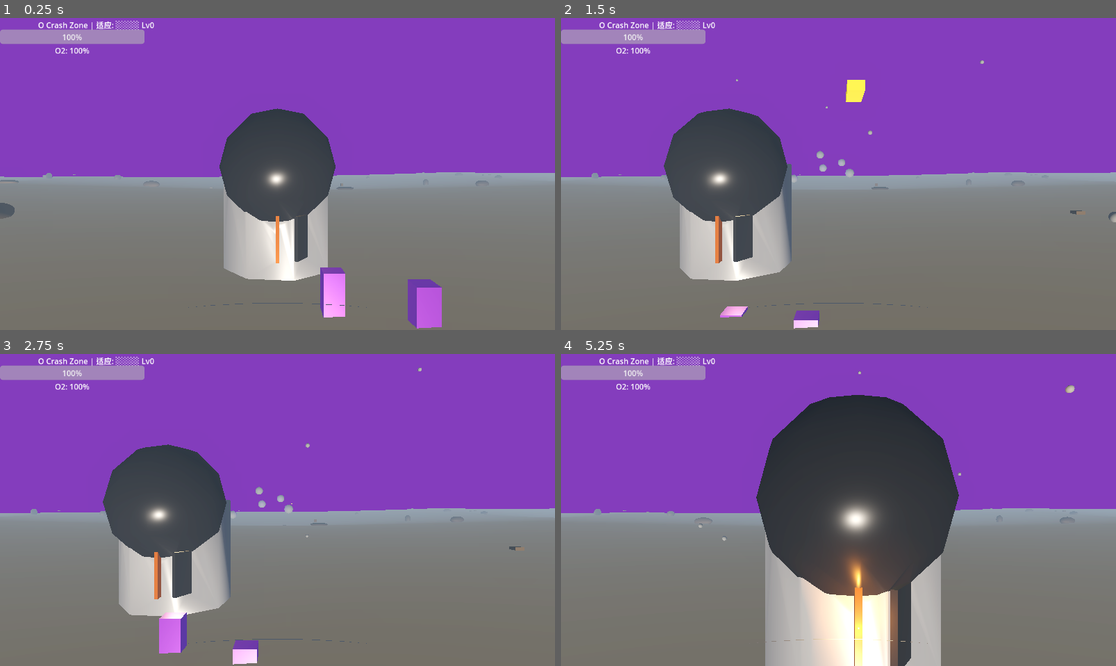
Above: before the commit, frames 1-4 (two rows, left to right).
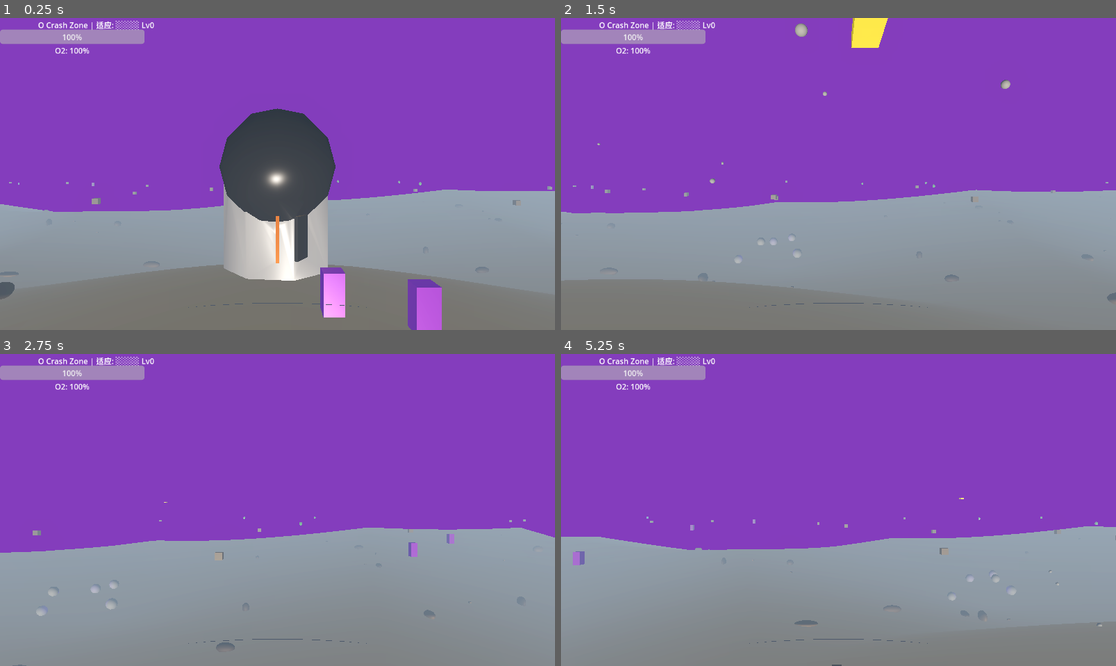
Above: after the commit, the same moments.

Repository: qnctx/star-abyss-game
Game: Godot game, scene res://scenes/main.tscn
Same seed, same stepped clock (60 frames per second), same inputs: the game is played once before the commit and once after it.
Inputs (mouse positions are in pixels of both pictures, inside the frame that each line leads up to):
- Up to frame 1 (0.25 s): no input
- Up to frame 2 (1.5 s): move the mouse to (960, 158) at 0.52 s; hold D (move_right) 0.53-1.28 s; hold E (interact) 0.53-1.28 s; move the mouse to (727, 189) at 1.27 s; hold S (move_back) from 1.28 s (still down); click (727, 189) at 1.35 s
- Up to frame 3 (2.75 s): move the mouse to (333, 441) at 2.02 s; release S (move_back) at 2.03 s; hold D (move_right) from 2.03 s (still down); hold Shift (sprint) from 2.03 s (still down)
- Up to frame 4 (5.25 s): move the mouse to (810, 572) at 2.77 s; release D (move_right) at 2.78 s; release Shift (sprint) at 2.78 s; hold W (move_forward) 2.78-3.53 s; tap T (teleport) at 2.85 s; move the mouse to (1005, 556) at 3.52 s; hold E (interact) 3.53-4.28 s; hold A (move_left) 3.53-5.03 s; move the mouse to (672, 463) at 4.27 s; click (672, 463) at 4.35 s; move the mouse to (866, 510) at 5.02 s; hold S (move_back) from 5.03 s (still down); hold Shift (sprint) from 5.03 s (still down)

The runs differ from the first frame. In frame 1, 27% of the frame differs, in the area x 0-100%, y 49-100%; in frame 2, 45%; in frame 3, 53%; in frame 4, 57%, in the area x 0-100%, y 5-100%.

Commit message:
Increase terrain noise amplitude from 3.0 to 10.0 for visible hills

Diff:
--- a/src/scripts/world_generator.gd
+++ b/src/scripts/world_generator.gd
@@ -18,7 +18,7 @@
 const WORLD_SIZE := 100          # Quads per side (100×100)
 const GRID_POINTS := WORLD_SIZE + 1  # 101 vertices per side
 const SPACING := 1.0             # Distance between vertices
-const NOISE_AMPLITUDE := 3.0     # Max terrain height from noise
+const NOISE_AMPLITUDE := 10.0     # Max terrain height from noise (was 3.0, increased for visible hills)
 const CRASH_RADIUS := 15.0       # Radius of center crater depression
 
 # ---------------------------------------------------------------------------
@@ -57,8 +57,8 @@
 	mat.roughness = 0.92
 	mat.metallic = 0.0
 	mat.cull_mode = BaseMaterial3D.CULL_DISABLED
-	# Enable vertex-color-based tinting so terrain detail shader can work
-	mat.vertex_color_use_as_albedo = true
+	# vertex_color_use_as_albedo = true only needed when mesh has per-vertex color data
+	# mat.vertex_color_use_as_albedo = true
 	print("WorldGenerator: ground material ready (alien rock)")
 	return mat
 const ICE_CAVE_SCENE := preload("res://scenes/world/ice_cave_entrance.tscn")
Not shown, added: src/CONTEXT.md
